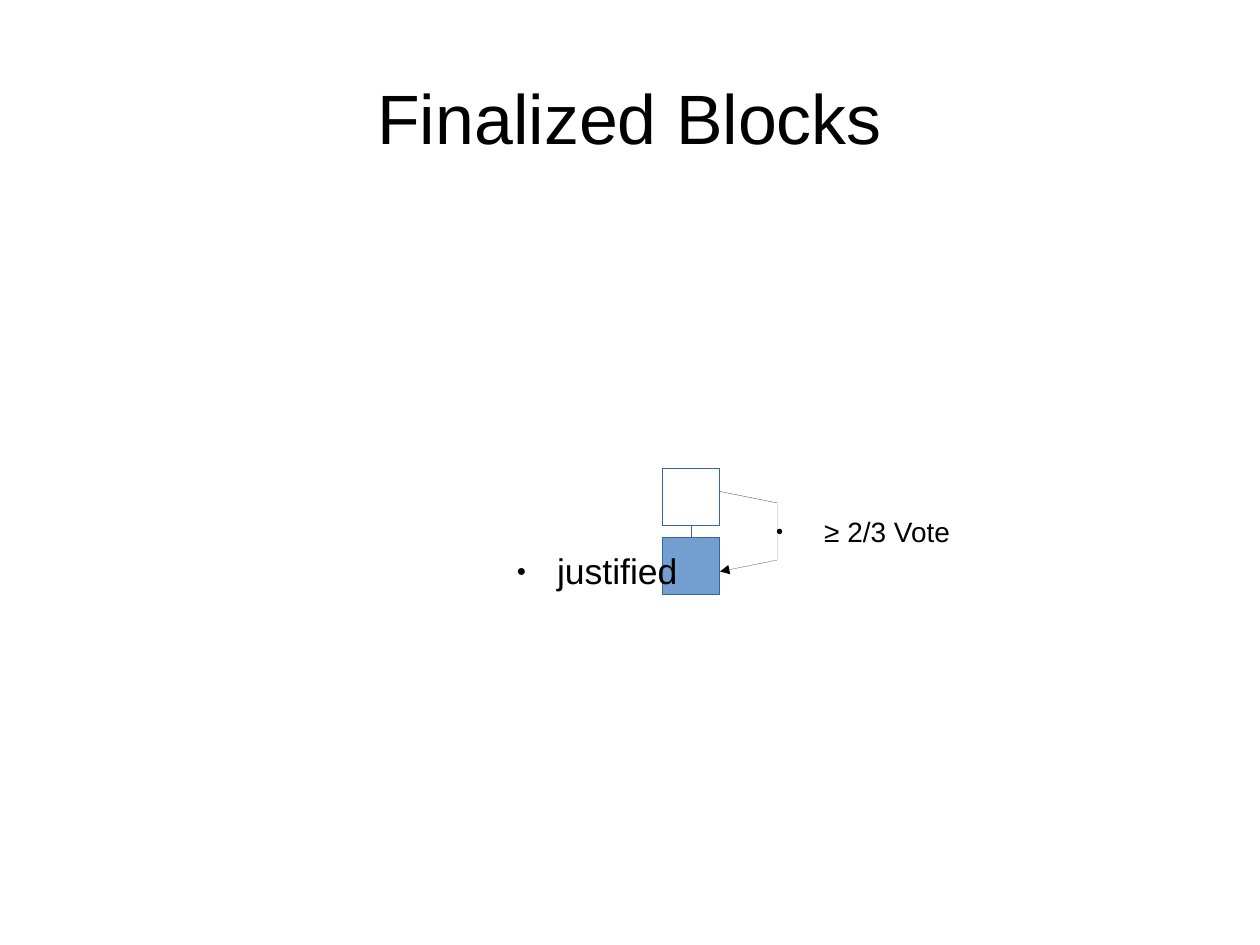
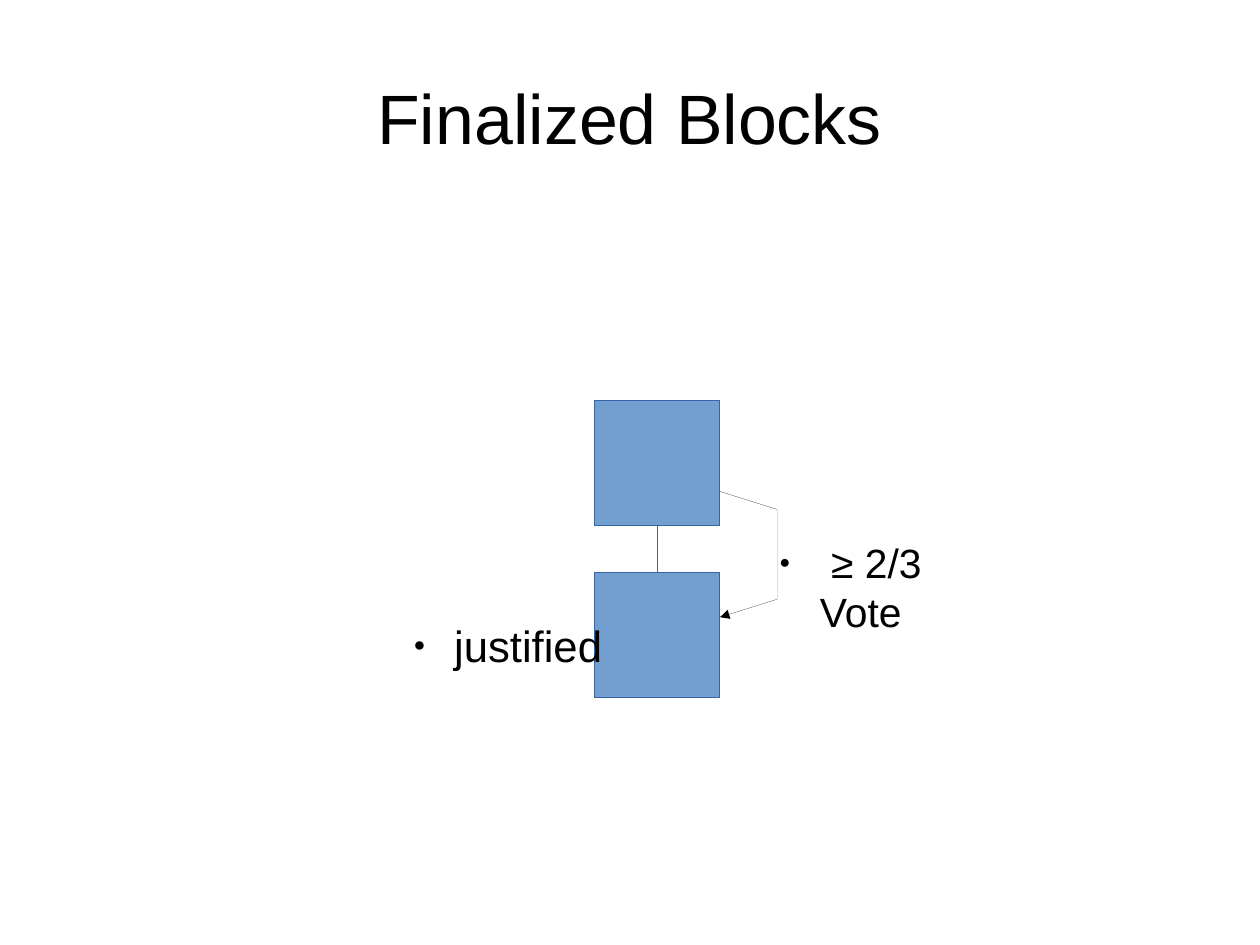
Before and after one commit to palmskog/pos, a slide deck: slide 12 of slide.odp. Drawn at 1260x945 pixels with LibreOffice and Linux fonts; fonts in the diff are those of the drawing. Boxes give left, top, right and bottom in pixels: in the first picture for what was removed or moved away, otherwise in the second. Text is boxed around its words. In the diff, an @@ line names an element or a change of style, - is before the commit and + after.

```diff
--- a/slide.odp
+++ b/slide.odp
@@ rectangle: place and size @@
-rectangle at [663,469,720,526]
+rectangle at [595,400,720,526]
@@ rectangle at [595,400,720,526]: fill none to #729FCF @@
@@ freeform shape: place and size @@
-freeform shape at [720,492,777,572]
+freeform shape at [720,492,777,617]
@@ elbow line moved from (692, 537) - (692, 526) to (657, 573) - (657, 526) @@
@@ text "≥ 2/3 Vote": place and size @@
-text "≥ 2/3 Vote" at [847,521,950,543]
+text "≥ 2/3 Vote" at [820,548,922,628]
@@ text "≥ 2/3 Vote" at [820,548,922,628]: size 17.6 to 25.6 pt @@
@@ rectangle: place and size @@
-rectangle at [663,537,720,595]
+rectangle at [595,573,720,699]
@@ text "justified": place and size @@
-text "justified" at [557,557,677,592]
+text "justified" at [454,627,602,671]
@@ text "justified" at [454,627,602,671]: size 22.4 to 27.5 pt @@
```
Also in this commit, not shown: 22 other slides changed, 3 slides added, 6 slides removed.
